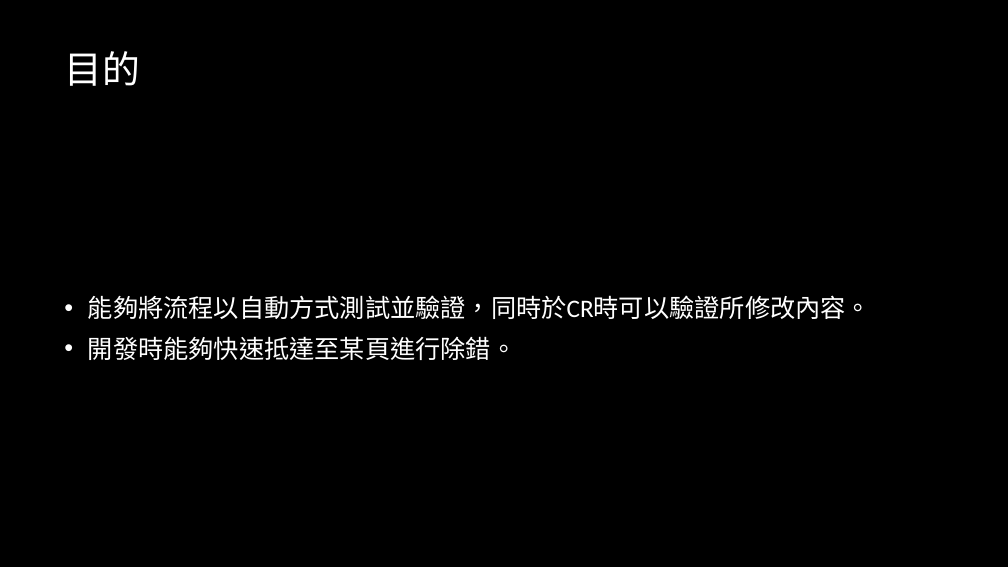
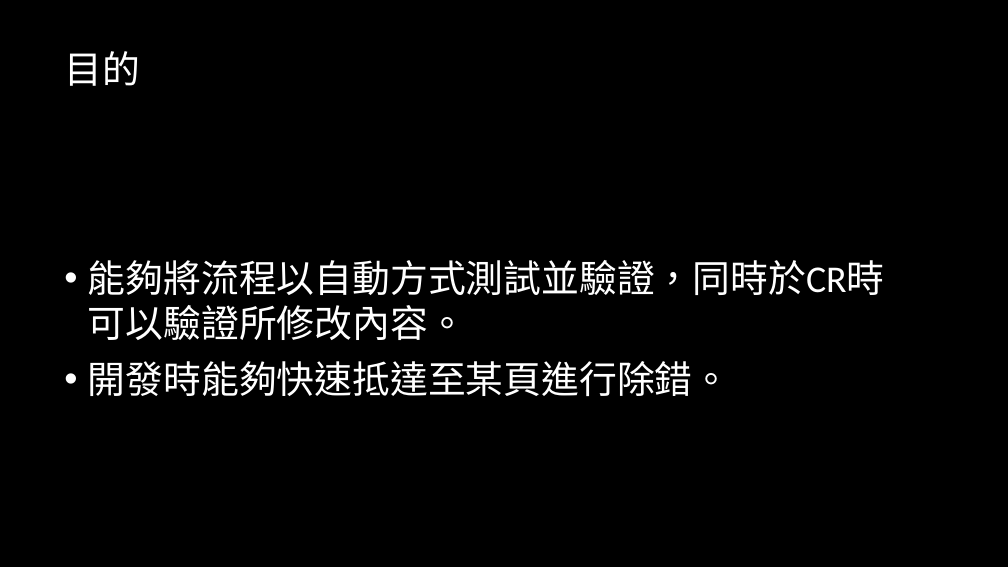
Before and after one commit to markhuang19994/E2E_TEST_AP, a slide deck: slide 2 of document/PPT/架構及規劃.pptx. Drawn at 1008x567 pixels with LibreOffice and Linux fonts; fonts in the diff are those of the drawing; background and template pictures are left out. Boxes give left, top, right and bottom in pixels: in the first picture for what was removed or moved away, otherwise in the second. Text is boxed around its words. In the diff, an @@ line names an element or a change of style, - is before the commit and + after.

```diff
--- a/document/PPT/架構及規劃.pptx
+++ b/document/PPT/架構及規劃.pptx
@@ text "能夠將流程以自動方式測試並驗證，同時於CR時可以驗證所修改內容。" at box(88, 260, 885, 396): size 24 to 36 pt @@
```
Also in this commit, not shown: 2 other slides changed, 5 slides added.
